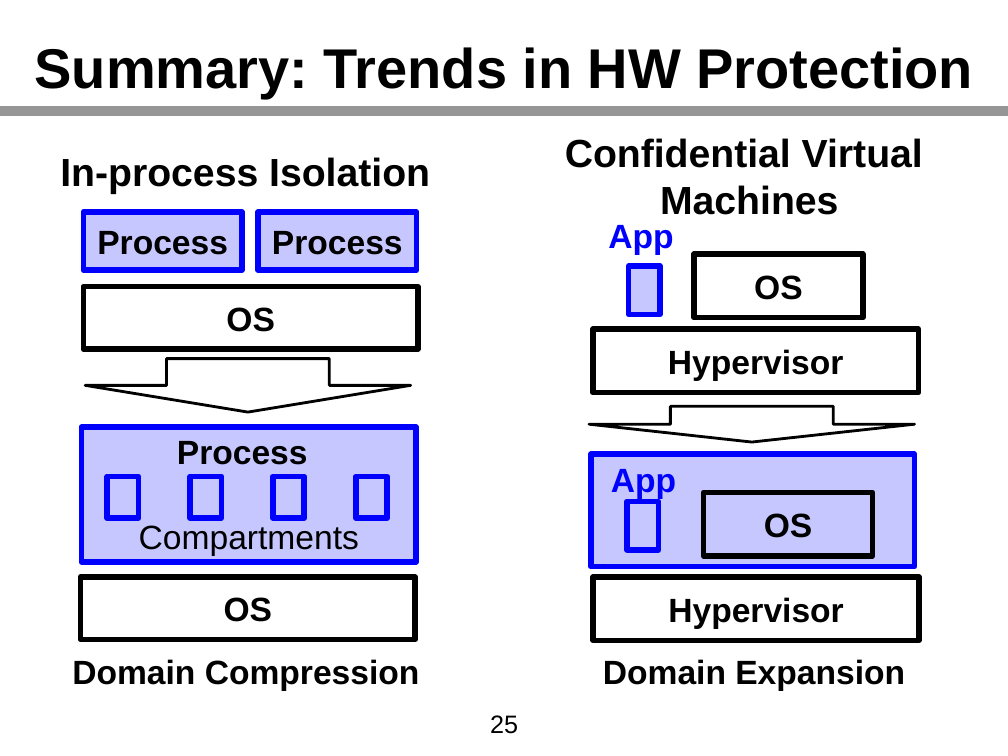
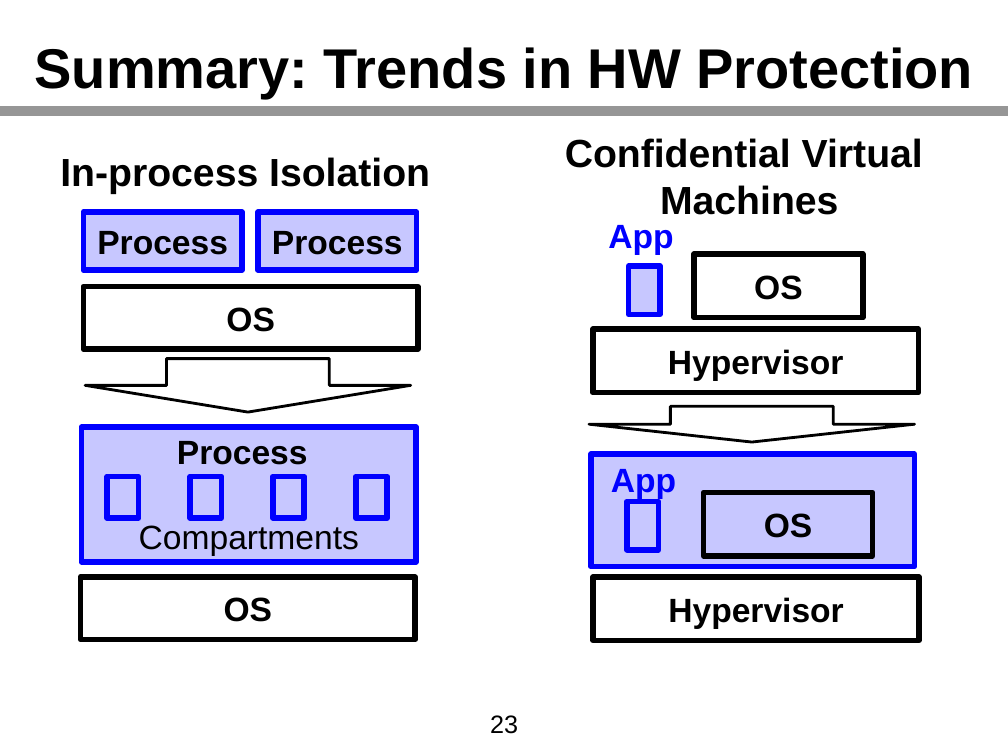
Before and after one commit to kha-dinh/kha-dinh.github.io, a slide deck: slide 23 of assets/pdf/thesis_slides.pptx (slide 25 before the commit). Drawn at 1008x756 pixels with LibreOffice and Linux fonts; fonts in the diff are those of the drawing. Boxes give left, top, right and bottom in pixels: in the first picture for what was removed or moved away, otherwise in the second. Text is boxed around its words. In the diff, an @@ line names an element or a change of style, - is before the commit and + after.

```diff
--- a/assets/pdf/thesis_slides.pptx
+++ b/assets/pdf/thesis_slides.pptx
@@ text removed at (72, 659, 420, 691) @@
-Domain Compression
@@ text removed at (603, 659, 905, 691) @@
-Domain Expansion
@@ page number at (490, 715, 518, 734): text changed @@
-25
+23
```
Also in this commit, not shown: 19 other slides changed, 66 slides added, 18 slides removed, 1 other file.
